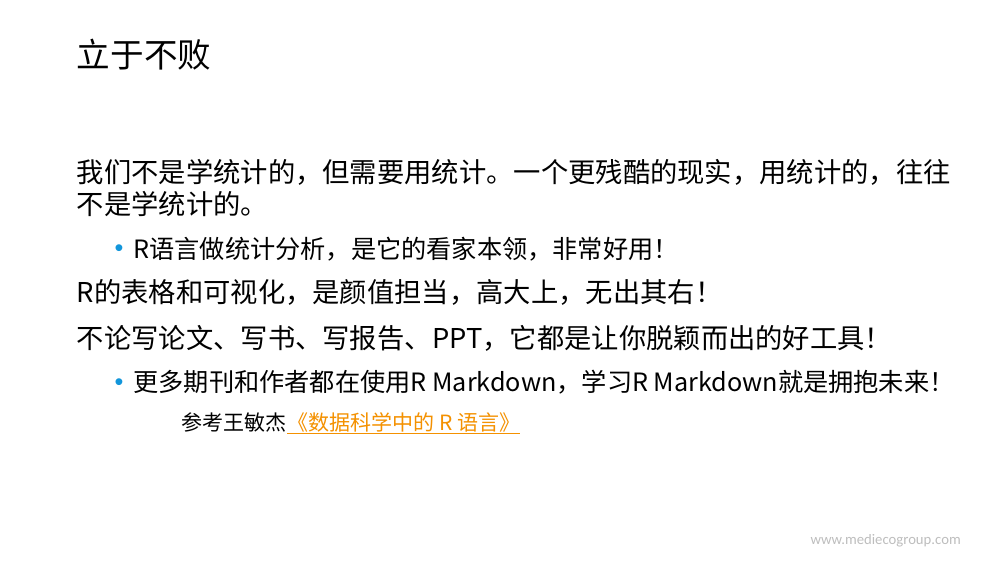
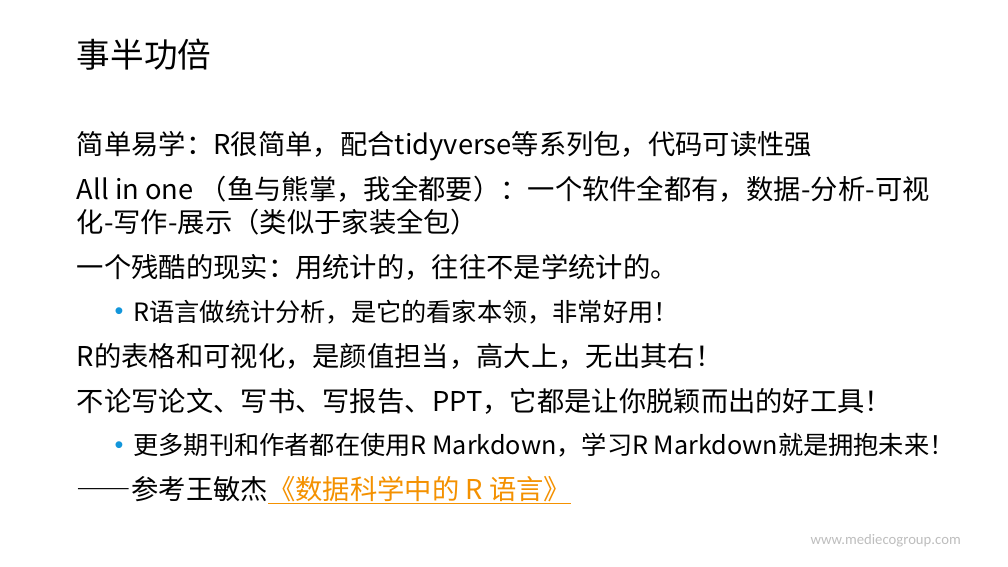
Before and after one commit to hao203/rmd_china, a slide deck: slide 11 of slides/00.Introduction/00-Intro.pptx (slide 15 before the commit). Drawn at 1008x567 pixels with LibreOffice and Linux fonts; fonts in the diff are those of the drawing; background and template pictures are left out. Boxes give left, top, right and bottom in pixels: in the first picture for what was removed or moved away, otherwise in the second. Text is boxed around its words. In the diff, an @@ line names an element or a change of style, - is before the commit and + after.

```diff
--- a/slides/00.Introduction/00-Intro.pptx
+++ b/slides/00.Introduction/00-Intro.pptx
@@ background #CCE8CF to #FFFFFF @@
@@ title at box(77, 38, 211, 70): text changed @@
-立于不败
+事半功倍
@@ text "简单易学：R很简单，配合tidyverse等系列包，代码可读性强": place and size @@
-text "简单易学：R很简单，配合tidyverse等系列包，代码可读性强" at box(77, 159, 955, 434)
+text "简单易学：R很简单，配合tidyverse等系列包，代码可读性强" at box(77, 131, 955, 504)
@@ text at box(77, 131, 930, 280): text changed @@
-我们不是学统计的，但需要用统计。一个更残酷的现实，用统计的，往往不是学统计的。
+简单易学：R很简单，配合tidyverse等系列包，代码可读性强
+All in one （鱼与熊掌，我全都要）：一个软件全都有，数据-分析-可视化-写作-展示（类似于家装全包）
+一个残酷的现实：用统计的，往往不是学统计的。
@@ text at box(77, 476, 571, 504): text changed; size 20 to 26 pt @@
-参考王敏杰《数据科学中的 R 语言》
+——参考王敏杰《数据科学中的 R 语言》
```
Also in this commit, not shown: 21 other slides changed, 3 slides removed, 2 other files.
